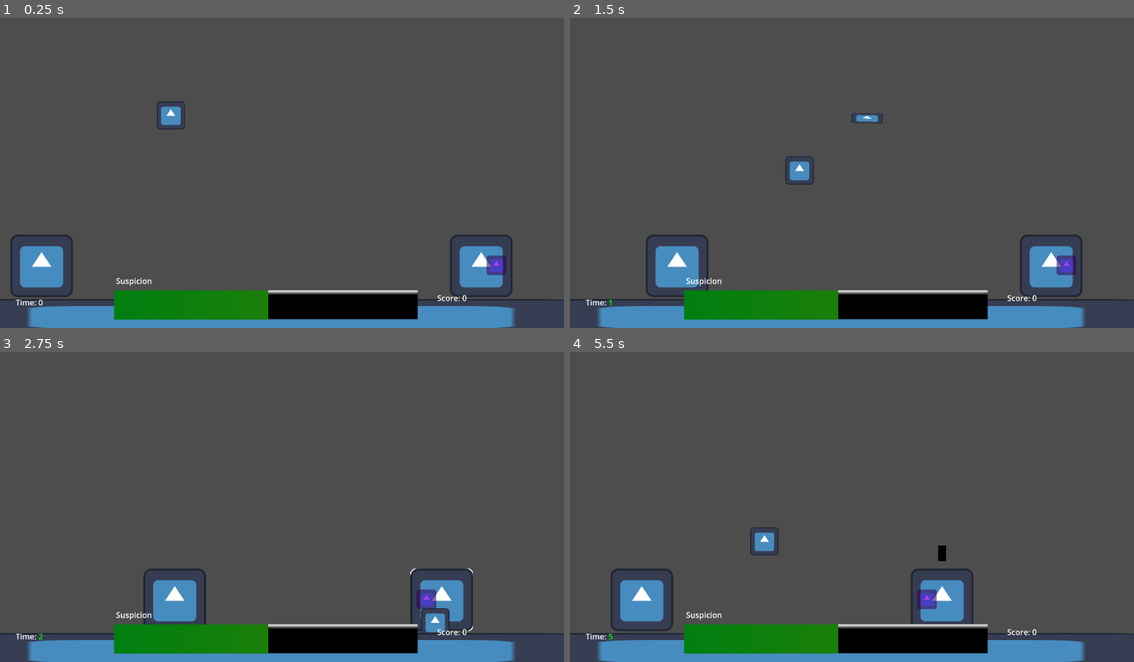
Above: before the commit, frames 1-4 (two rows, left to right).
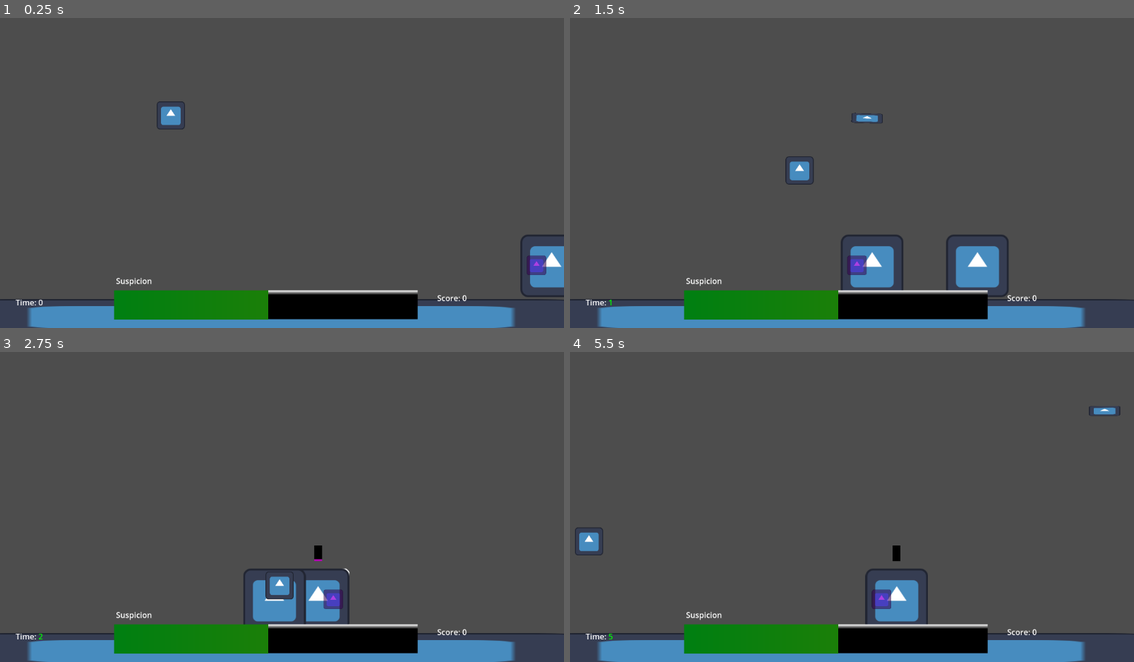
Above: after the commit, the same moments.

Repository: Jose-YP/Melon2023
Game: Godot game, scene res://Scenes/Main.tscn
Two runs of this game, one before a commit and one after it. Both use one fixed random seed, a clock stepped at 60 frames per second and the inputs below. The engine's default icon, where the game draws it, is replaced by a stand-in: a white triangle on a blue panel in a dark square.
Inputs (mouse positions are in pixels of both pictures, inside the frame that each line leads up to):
- Up to frame 1 (0.25 s): no input
- Up to frame 2 (1.5 s): move the mouse to (976, 154) at 0.52 s; press the mouse at (976, 154) at 0.53 s; hold D (Right) 0.53-1.28 s; move the mouse to (739, 185) at 1.27 s; release the mouse at (739, 185) at 1.28 s; hold S (Down) from 1.28 s (still down); click (739, 185) at 1.35 s
- Up to frame 3 (2.75 s): move the mouse to (338, 432) at 2.02 s; release S (Down) at 2.03 s; press the mouse at (338, 432) at 2.03 s; hold D (Right) from 2.03 s (still down)
- Up to frame 4 (5.5 s): move the mouse to (823, 565) at 2.77 s; release D (Right) at 2.78 s; release the mouse at (823, 565) at 2.78 s; hold W (Up) 2.78-3.53 s; click (823, 565) at 2.85 s; move the mouse to (1021, 550) at 3.52 s; press the mouse at (1021, 550) at 3.53 s; hold A (Left) 3.53-5.03 s; move the mouse to (682, 457) at 4.27 s; release the mouse at (682, 457) at 4.28 s; click (682, 457) at 4.35 s; move the mouse to (880, 503) at 5.02 s; press the mouse at (880, 503) at 5.03 s; hold S (Down) from 5.03 s (still down)

The runs differ from the first frame. In frame 1, 3.7% of the frame differs, in the area x 1-100%, y 69-90%; in frame 2, 5.1%, in the area x 13-91%, y 69-90%; in frame 3, 4.8%; in frame 4, 4.5%.

Commit message:
Can score multiple times, need to stabilize character movement

Diff:
--- a/Code/Main.gd
+++ b/Code/Main.gd
@@ -23,26 +23,16 @@
 #INITALIZATION
 #----------------------------------------------
 func _ready():
-	for character in get_tree().get_nodes_in_group("Character"): #Will have both characters and lovers
-		if character.assignedType == character.type.LOVER:
-			currentLovers += 1
-
-		character.assignedMove = character.move.WANDER
-		characterArray.append(character)
-		character.connect("left",on_despawn)
-		currentCharacters += 1
-
-	for lover in get_tree().get_nodes_in_group("Lover"): #Will only have lovers
-		lover.connect("convinced",_on_lover_convinced)
-		getLoverCrush(lover)
+	while currentCharacters != maxCharacters:
+		on_spawnTimer_timeout()
 
 	for timer in spawnTimers:
 		timer.set_paused(false)
 		timer.set_autostart(false)
 		timer.connect("timeout",on_spawnTimer_timeout)
 
-	$SpawnLocations/RightSpawn.global_position = Vector2(-100,520)
-	$SpawnLocations/LeftSpawn.global_position = Vector2(1200,520)
+	$SpawnLocations/RightSpawn.global_position = Vector2(1200,520)
+	$SpawnLocations/LeftSpawn.global_position = Vector2(-200,520)
 
 func _process(_delta):
 	if player.whispering:
@@ -77,7 +67,7 @@
 	CharNew.global_position = location
 	CharNew.assignedMove = CharNew.move.SPAWN
 	CharNew.connect("left",on_despawn)
-	if face == 1:
+	if face == 0:
 		CharNew.facing = -1
 		CharNew.scale.x *= -1
 
@@ -96,6 +86,7 @@
 	var distance = crush.global_position.x - body.global_position.x
 
 	if not body.moving and abs(distance) > 150:
+		print(body.name, "is persuing", crush.name, "Who is in", crush.global_position, "which is ", distance)
 		body.assignedMove = body.move.LOVER
 		crush.assignedMove = body.move.LOVER
 		if crush.moving:
@@ -110,9 +101,6 @@
 			print("Facing same directions", distance, body.scale.x)
 			body.movement(-1 * distance)
 
-		body.inLove = true
-		crush.inLove = true
-
 	elif abs(distance) <= 150:
 		if body.moving:
 			body.currentTween.kill()
@@ -121,9 +109,11 @@
 		#Make sure both parties face the same side
 		if crush.scale.x != body.scale.x:
 			print("Different Directions")
-			crush.scale.x *= -1
-			crush.facing *= -1
-
+			body.scale.x *= -1
+			body.facing *= -1
+
+		body.inLove = true
+		crush.inLove = true
 		body.assignedMove = body.move.LEAVE
 		crush.assignedMove = body.move.LEAVE
 
@@ -212,6 +202,7 @@
 	if body.assignedType == body.type.LOVER:
 		currentLovers -= 1
 
+	print("Score point? ", body.inLove)
 	if body.inLove:
 		riseScore.emit()
 	else:
--- a/Code/character.gd
+++ b/Code/character.gd
@@ -67,8 +67,10 @@
 
 			#Ducttape to keep characters inside screen
 			if global_position.x < 0:
+				print("Oh no")
 				global_position.x = 0
 			elif global_position.x > 1100:
+				print("Oops")
 				global_position.x = 1100
 
 
@@ -88,7 +90,6 @@
 			await spawnMovement(randi_range(400,600))
 
 			if global_position.x > 0 and global_position.x < 700:
-				print(global_position)
 				print("Wandering again")
 				assignedMove = move.WANDER
 				moving = false
@@ -131,7 +132,7 @@
 	var moveTween = get_tree().create_tween().bind_node(self)
 	currentTween = moveTween
 	moveTween.connect("finished",on_movementTween_finished)
-
+	print("Currently: ", global_position, "Destination: ", Vector2(distance,520))
 	moveTween.tween_property($".","global_position",Vector2(distance,520),abs(distance)/(tweenSpeed * 1.5)).from_current()
 
 #----------------------------------------------
@@ -154,6 +155,7 @@
 #----------------------------------------------
 func despawn():#Will have other stuff to determine what should be done before they despawn
 	left.emit(self)
+	print("Despawn?")
 	queue_free()
 
 #----------------------------------------------
--- a/Scenes/Main.tscn
+++ b/Scenes/Main.tscn
@@ -30,14 +30,8 @@
 
 [node name="Lovers" type="Node2D" parent="."]
 
-[node name="TestLover" parent="Lovers" instance=ExtResource("3_sb2b3")]
-position = Vector2(984, 520)
-
 [node name="Characters" type="Node2D" parent="."]
 position = Vector2(348, 214)
-
-[node name="TestCharacter" parent="Characters" instance=ExtResource("2_36bu7")]
-position = Vector2(-262, 310)
 
 [node name="Player" parent="." instance=ExtResource("2_ssk07")]
 position = Vector2(348, 214)
